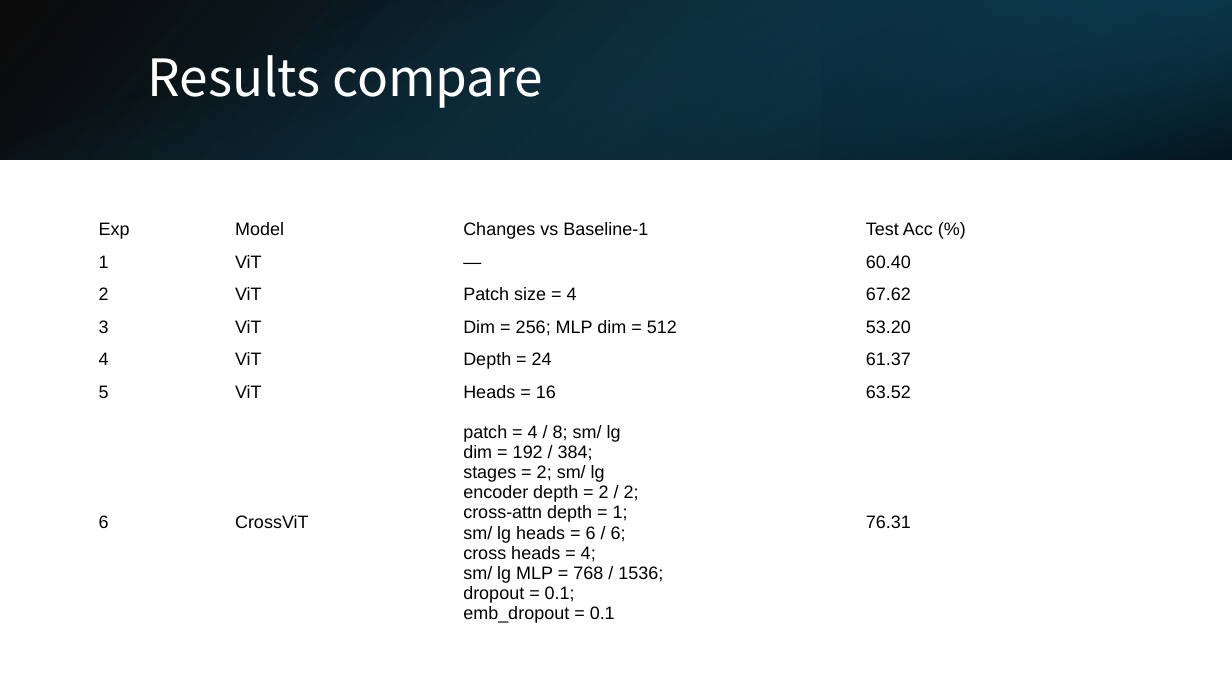
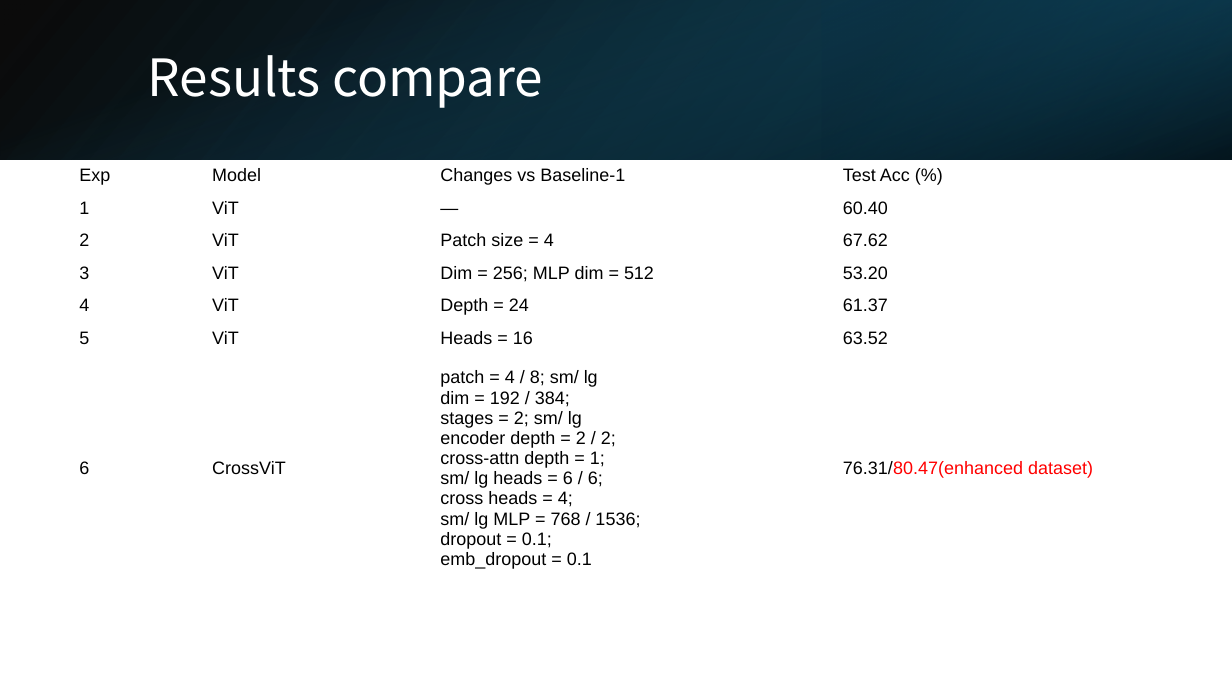
Before and after one commit to 410oldfish/Adv-CV, a slide deck: slide 23 of A1/Report/Vit.pptx (slide 22 before the commit). Drawn at 1232x693 pixels with LibreOffice and Linux fonts; fonts in the diff are those of the drawing. Boxes give left, top, right and bottom in pixels: in the first picture for what was removed or moved away, otherwise in the second. Text is boxed around its words. In the diff, an @@ line names an element or a change of style, - is before the commit and + after.

```diff
--- a/A1/Report/Vit.pptx
+++ b/A1/Report/Vit.pptx
@@ table at <box>72,159,1121,583</box> @@
-row 7, column 4: 76.31
+row 7, column 4: 76.31/80.47(enhanced dataset)
@@ table: place and size @@
-table at <box>91,213,1144,638</box>
+table at <box>72,159,1121,583</box>
```
Also in this commit, not shown: 1 slide added.
